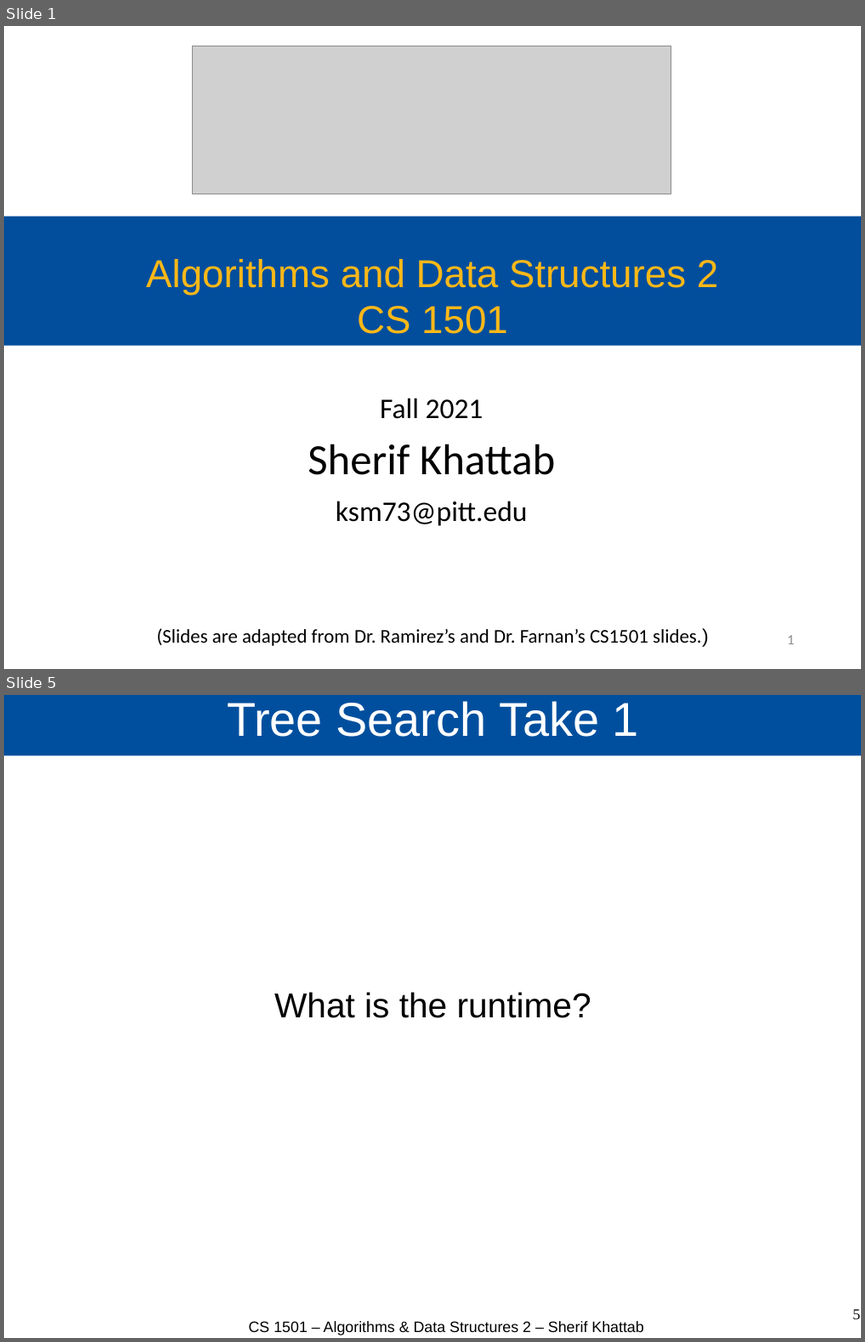
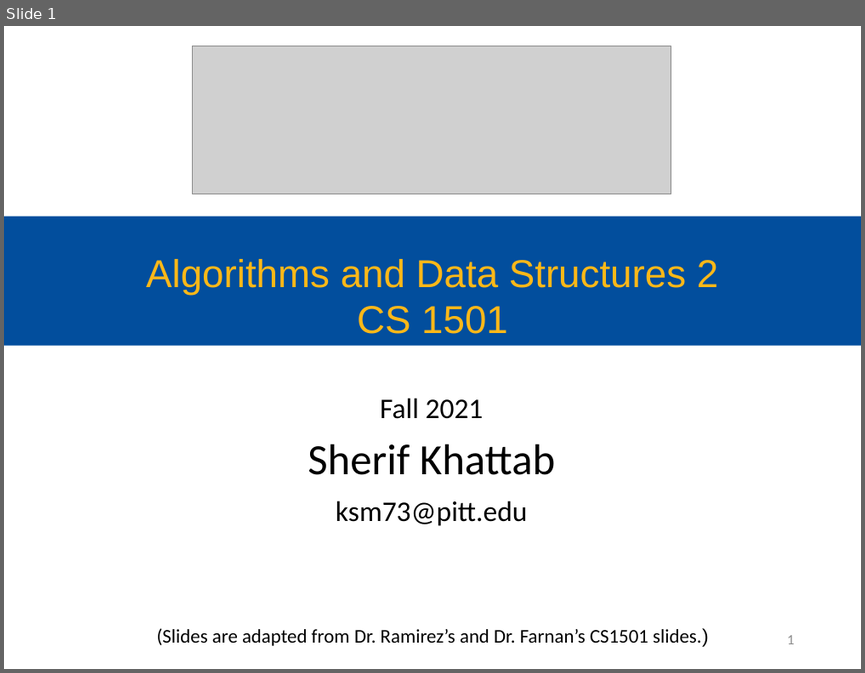
Before and after one commit to cs1501-2224/handouts, a slide deck: DraftSlides/Lecture5.pptx. Shown one above the other, each under a label of ours: slides 1 and 5 before the commit, slide 1 after it; the slides between them are not shown. The pictures are 865x1342 and 865x673 pixels, drawn with LibreOffice and Linux fonts; fonts in the diff are those of the drawing; grey boxes stand for pictures. Boxes give left, top, right and bottom in pixels: in the first picture for what was removed or moved away, otherwise in the second. Text is boxed around its words. In the diff, an @@ line names an element or a change of style, - is before the commit and + after.

```diff
--- a/DraftSlides/Lecture5.pptx
+++ b/DraftSlides/Lecture5.pptx
@@ slide 5 removed at (4,695,861,1338), background #FFFFFF @@
@@ title removed at (4,695,861,756) @@
-Tree Search Take 1
@@ text removed at (274,992,591,1018) @@
-What is the runtime?
@@ text removed at (249,1321,643,1335) @@
-CS 1501 – Algorithms & Data Structures 2 – Sherif Khattab
@@ page number removed at (852,1309,860,1319) @@
-5
```
Also in this commit, not shown: 4 slides changed, 1 slide added, 11 other slides removed, 2 other files.
